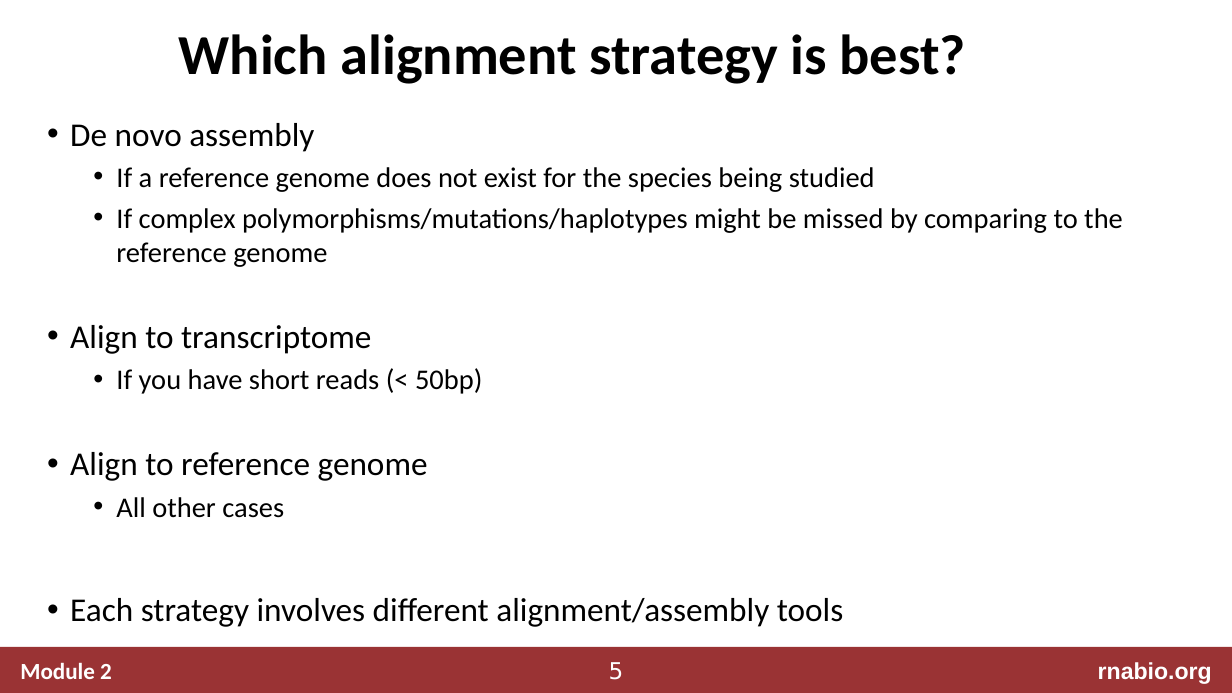
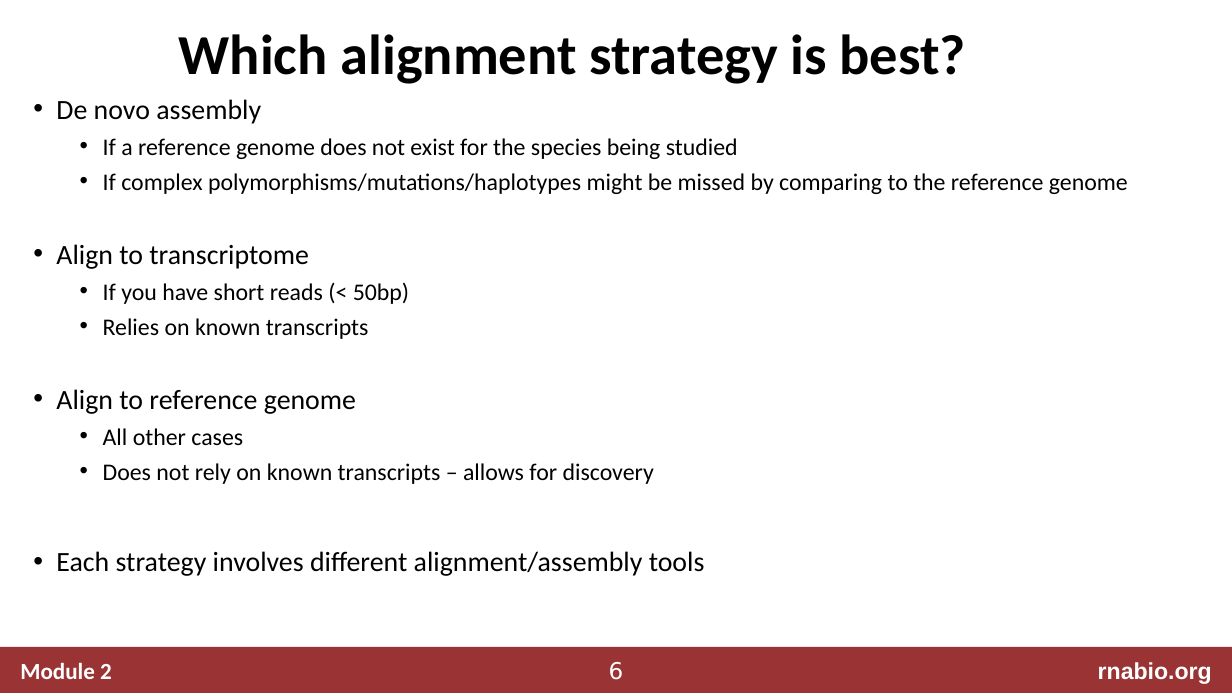
Before and after one commit to griffithlab/rnabio.org, a slide deck: slide 6 of assets/lectures/cshl/2020/mini/RNASeq_MiniLecture_02_01_Alignment.pptx (slide 5 before the commit). Drawn at 1232x693 pixels with LibreOffice and Linux fonts; fonts in the diff are those of the drawing. Boxes give left, top, right and bottom in pixels: in the first picture for what was removed or moved away, otherwise in the second. Text is boxed around its words. In the diff, an @@ line names an element or a change of style, - is before the commit and + after.

```diff
--- a/assets/lectures/cshl/2020/mini/RNASeq_MiniLecture_02_01_Alignment.pptx
+++ b/assets/lectures/cshl/2020/mini/RNASeq_MiniLecture_02_01_Alignment.pptx
@@ text "De novo assembly": place and size @@
-text "De novo assembly" at [70,123,1123,627]
+text "De novo assembly" at [56,99,1128,576]
@@ text at [56,99,1128,576]: size 25.9 to 21.7 pt in "De novo assembly", "Align to transcriptome", "Align to reference genome", "Each strategy involves different alignment/assembly tools"; size 22.2 to 18.6 pt in "If a reference genome does not exist ...", "If complex polymorphisms/mutations/haplotypes might be misse ...", "If you have short reads (< 50bp)", "All other cases" @@
@@ text at [103,318,369,339]: paragraph added @@
+  • Relies on known transcripts
@@ text at [103,463,654,484]: paragraph added @@
+  • Does not rely on known transcripts – allows for discovery
@@ page number at [609,662,624,680]: text changed @@
-5
+6
```
Also in this commit, not shown: 4 other slides changed, 1 slide added, 4 other files.
